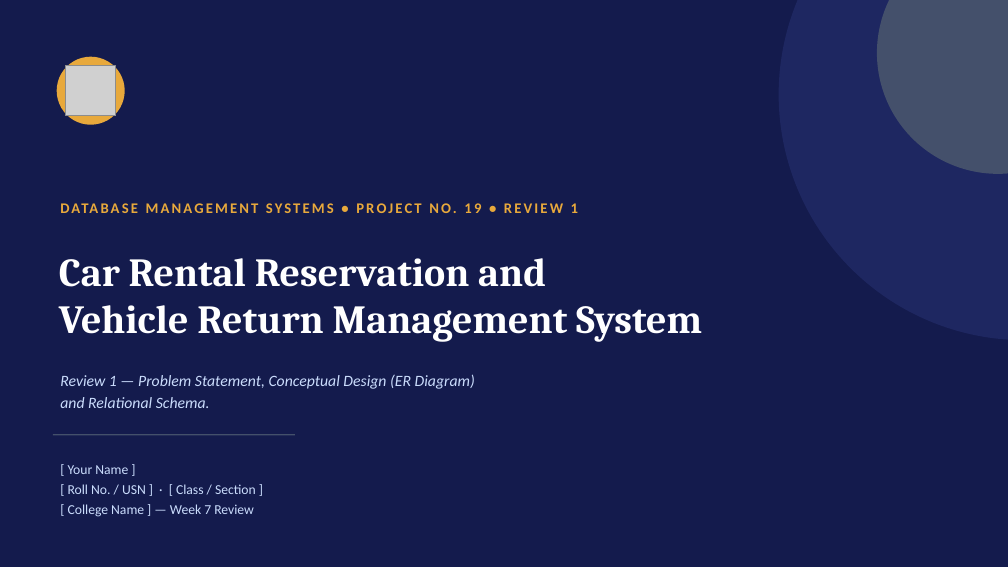
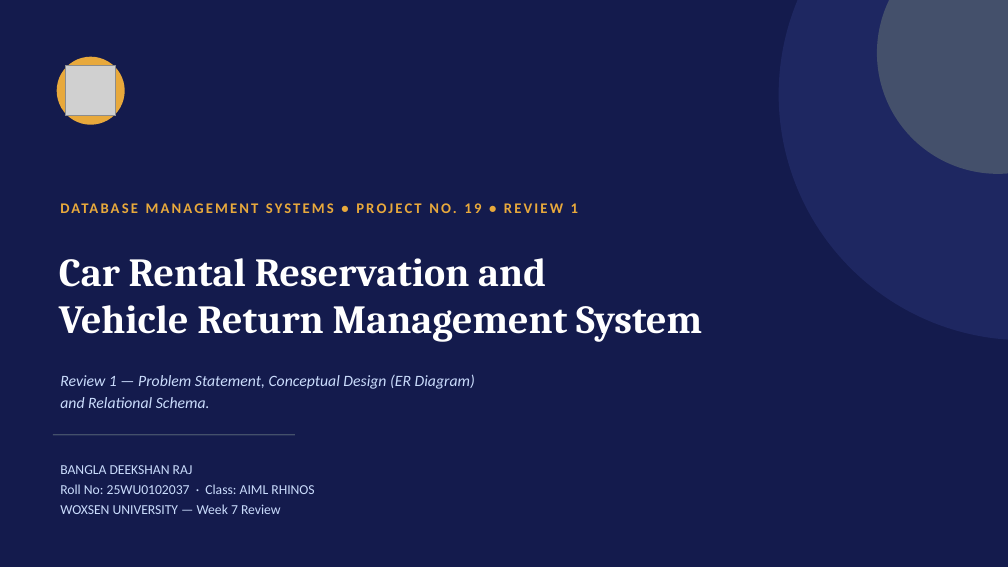
Before and after one commit to rajdeekshan-cmd/DBMS_PBL, a slide deck: slide 1 of review-1/Review-1-Presentation.pptx. Drawn at 1008x567 pixels with LibreOffice and Linux fonts; fonts in the diff are those of the drawing; grey boxes stand for pictures. Boxes give left, top, right and bottom in pixels: in the first picture for what was removed or moved away, otherwise in the second. Text is boxed around its words. In the diff, an @@ line names an element or a change of style, - is before the commit and + after.

Commit message:
Add name, roll number, class and college to the title slide of all three review decks

```diff
--- a/review-1/Review-1-Presentation.pptx
+++ b/review-1/Review-1-Presentation.pptx
@@ text at [60,465,314,514]: text changed @@
-[ Your Name ]
-[ Roll No. / USN ] · [ Class / Section ]
-[ College Name ] — Week 7 Review
+BANGLA DEEKSHAN RAJ
+Roll No: 25WU0102037 · Class: AIML RHINOS
+WOXSEN UNIVERSITY — Week 7 Review
```
Also in this commit, not shown: 2 other files.
